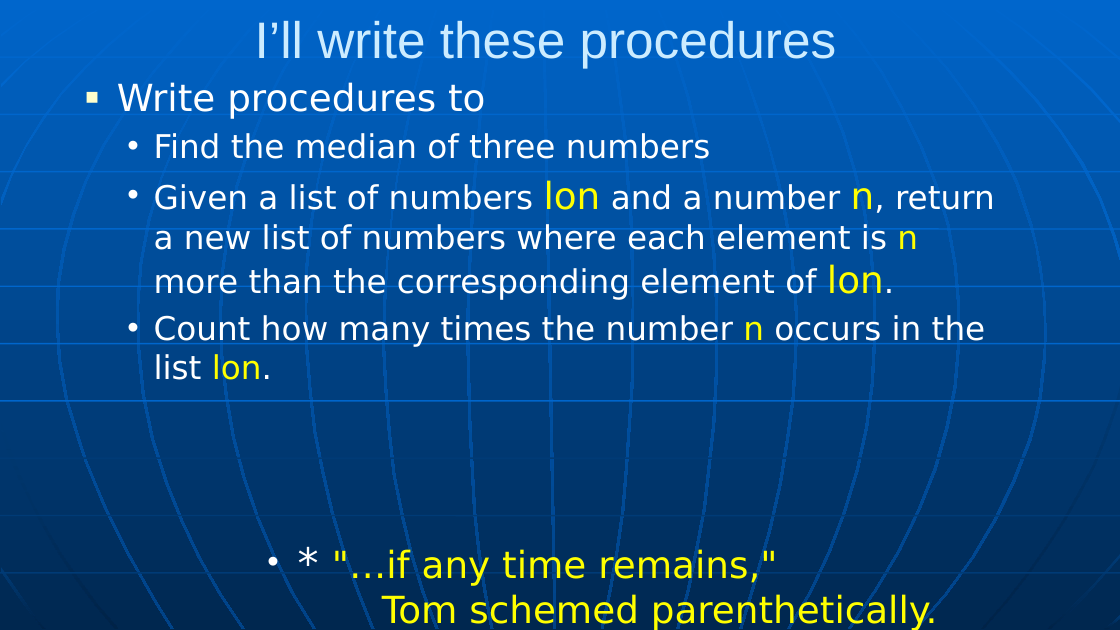
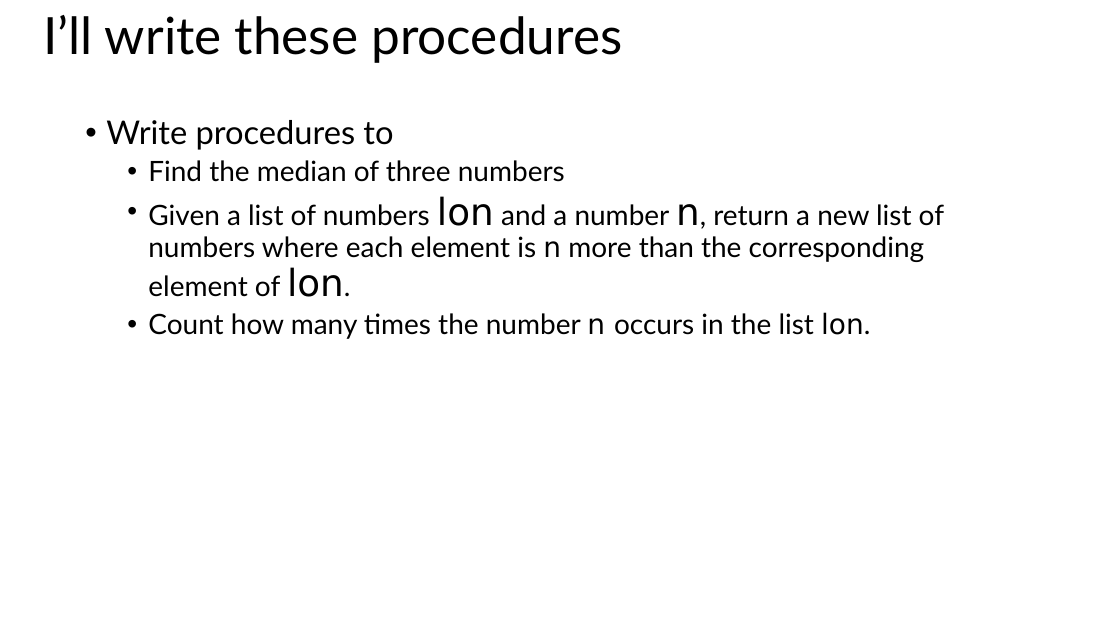
Before and after one commit to RHIT-CSSE/csse304, a slide deck: slide 4 of ClassMaterials/Lambda/Lambda.pptx (slide 7 before the commit). Drawn at 1120x630 pixels with LibreOffice and Linux fonts; fonts in the diff are those of the drawing. Boxes give left, top, right and bottom in pixels: in the first picture for what was removed or moved away, otherwise in the second. Text is boxed around its words. In the diff, an @@ line names an element or a change of style, - is before the commit and + after.

```diff
--- a/ClassMaterials/Lambda/Lambda.pptx
+++ b/ClassMaterials/Lambda/Lambda.pptx
@@ background gradient #0066CC to #004488 to #FFFFFF @@
@@ title "I’ll write these procedures" at bbox=[43, 15, 622, 63]: font Arial to Lato, text colour #CCECFF to #000000; alignment centre to left; line spacing 1 to 0.9 @@
@@ text "Write procedures to": place and size @@
-text "Write procedures to" at bbox=[117, 82, 995, 380]
+text "Write procedures to" at bbox=[106, 120, 944, 339]
@@ text "Write procedures to" at bbox=[106, 120, 944, 339]: size 32 to 28 pt in "Write procedures to"; font DejaVu Sans to Lato, text colour #FFFFFF to #000000; size 28 to 24 pt in "Find the median of three numbers", "Given a list of numbers and a ...", "Count how many times the number n ..."; text colour #FFFF00 to #000000 in "lon n, n lon.", "n lon."; bullet ■ to •; line spacing 1 to 0.9; more space between paragraphs; indent changed @@
@@ group removed at bbox=[0, 0, 1120, 630]: 24 freeform shapes, 10 lines @@
@@ text removed at bbox=[332, 547, 938, 630] @@
-• * "…if any time remains,"
-  Tom schemed parenthetically.
```
Also in this commit, not shown: 4 other slides changed, 2 slides added, 5 slides removed, 1 other file.
